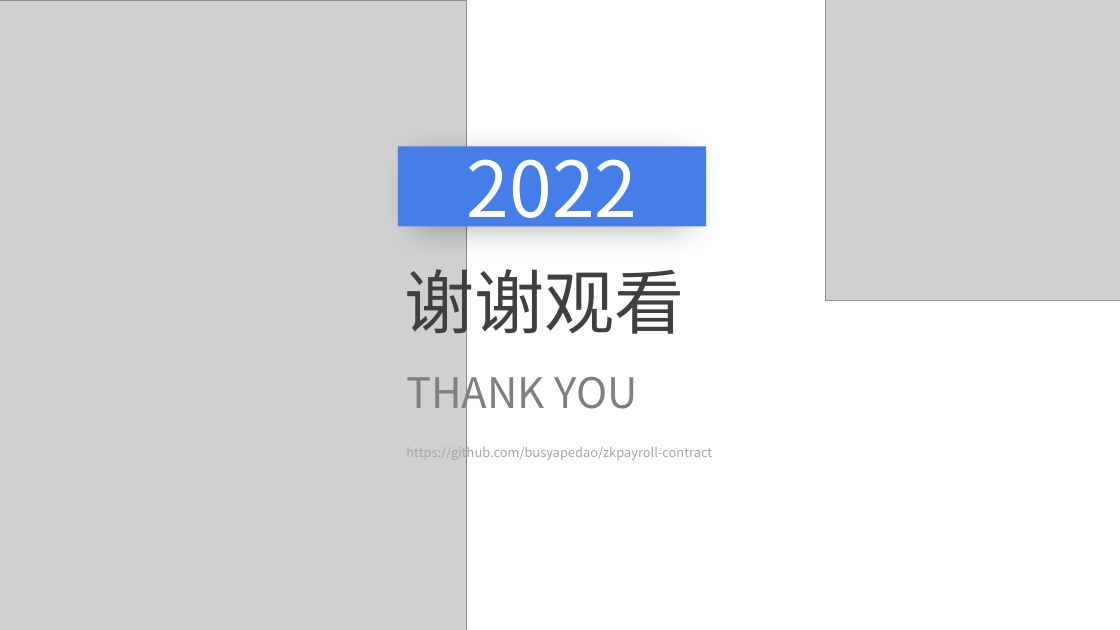
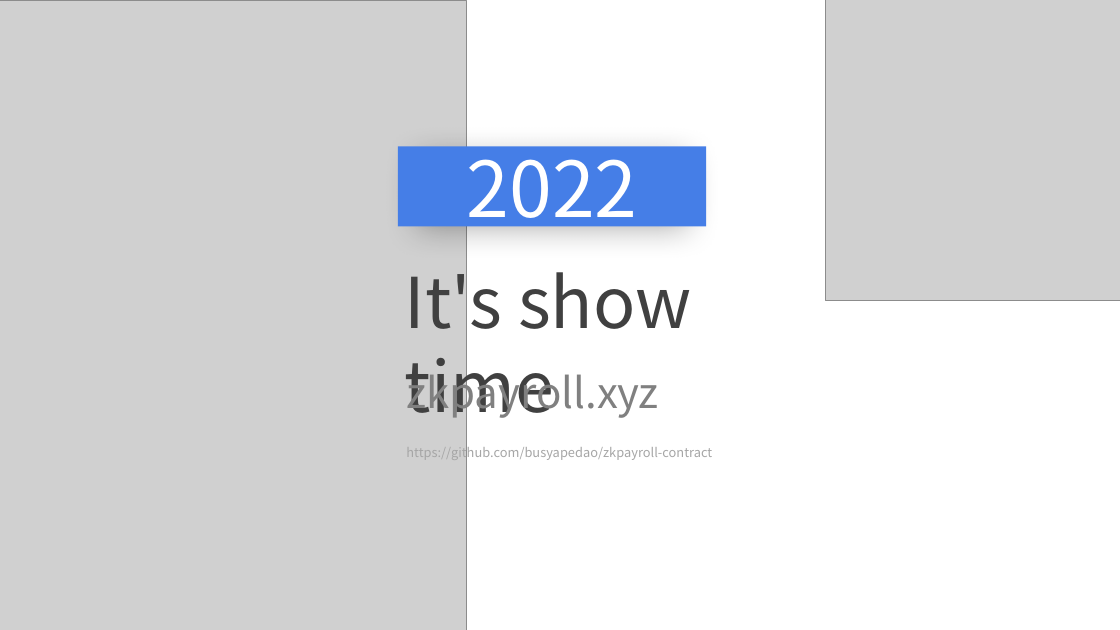
Before and after one commit to busyapedao/zkpayroll-contract, a slide deck: slide 10 of doc/zkpayroll.pptx. Drawn at 1120x630 pixels with LibreOffice and Linux fonts; fonts in the diff are those of the drawing; grey boxes stand for pictures. Boxes give left, top, right and bottom in pixels: in the first picture for what was removed or moved away, otherwise in the second. Text is boxed around its words. In the diff, an @@ line names an element or a change of style, - is before the commit and + after.

```diff
--- a/doc/zkpayroll.pptx
+++ b/doc/zkpayroll.pptx
@@ text at <box>405,257,692,429</box>: text changed @@
-谢谢观看
+It's show time
@@ text at <box>406,366,658,419</box>: text changed @@
-THANK YOU
+zkpayroll.xyz
```
Also in this commit, not shown: 7 other slides changed, 2 other files.
